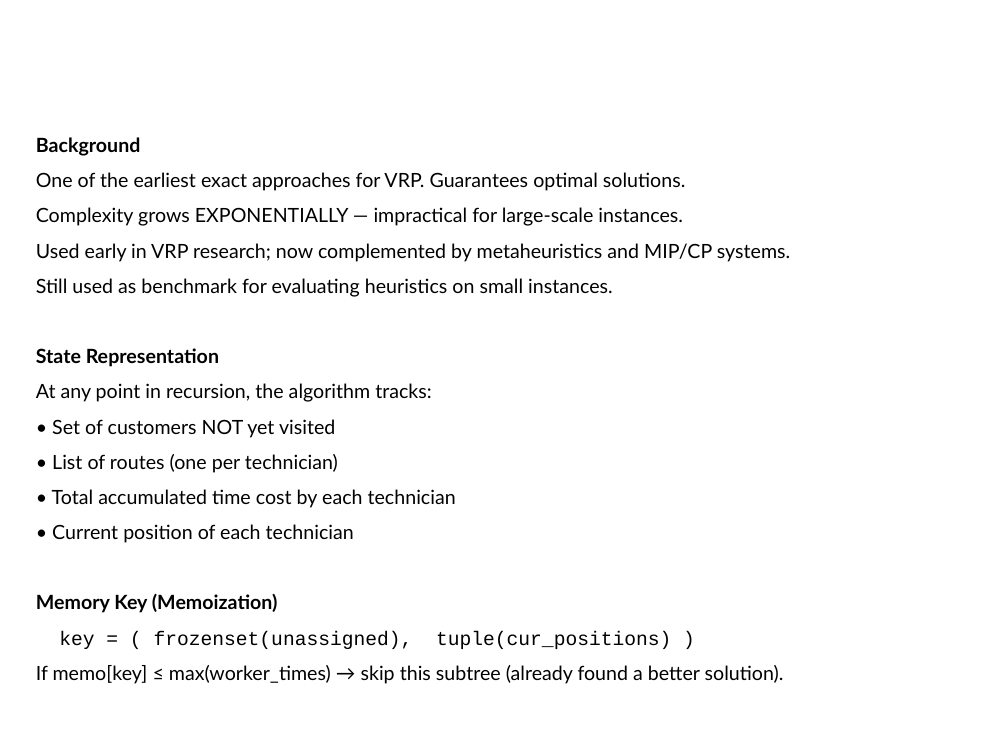
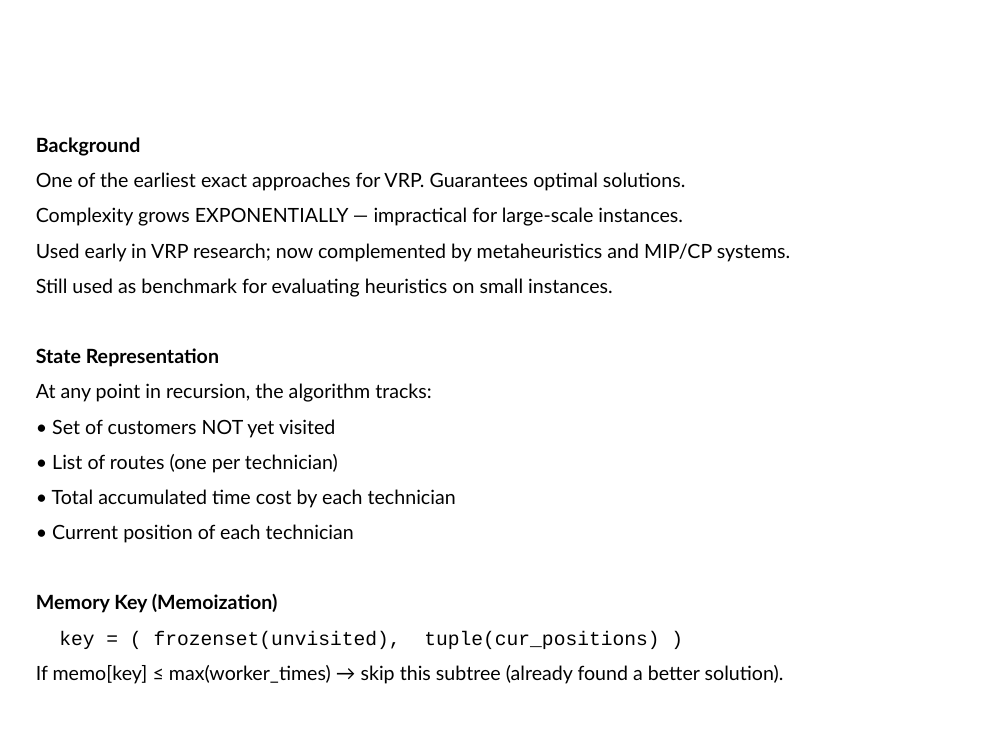
Before and after one commit to meeGit-dpm/167686_Project_Optimization, a slide deck: slide 10 of Report/FundOptG5.pptx. Drawn at 1008x756 pixels with LibreOffice and Linux fonts; fonts in the diff are those of the drawing; background and template pictures are left out. Boxes give left, top, right and bottom in pixels: in the first picture for what was removed or moved away, otherwise in the second. Text is boxed around its words. In the diff, an @@ line names an element or a change of style, - is before the commit and + after.

```diff
--- a/Report/FundOptG5.pptx
+++ b/Report/FundOptG5.pptx
@@ text at (x1=59, y1=631, x2=659, y2=649): text changed @@
-key = ( frozenset(unassigned), tuple(cur_positions) )
+key = ( frozenset(unvisited), tuple(cur_positions) )
```
Also in this commit, not shown: 5 other slides changed, 1 other file.
